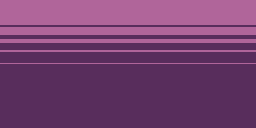
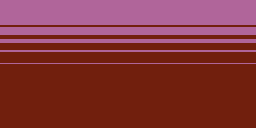
Layer changes from the first (256, 128) image to the second:
removed layer "Calque de dessin 2" over [0, 25, 256, 128]
painted on "Calque de dessin 1" over [0, 25, 256, 128]
showed "fond", painted on it over [0, 25, 256, 128]
